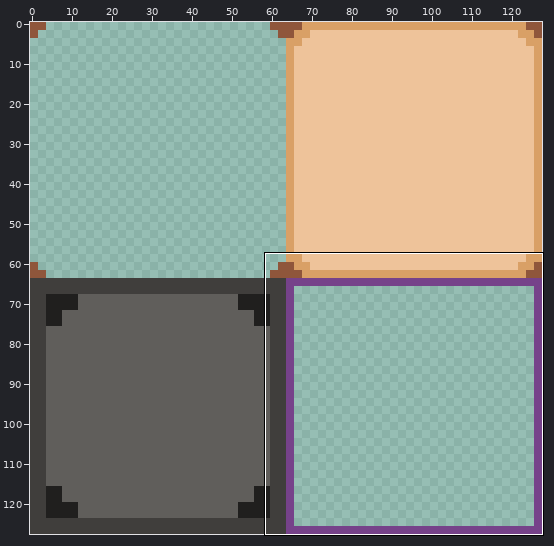
A sprite sheet gets an edit: assets/sprite_atlas.png. Above, an overview of the earlier version with the close-up marked.
Close-up. Before the edit:
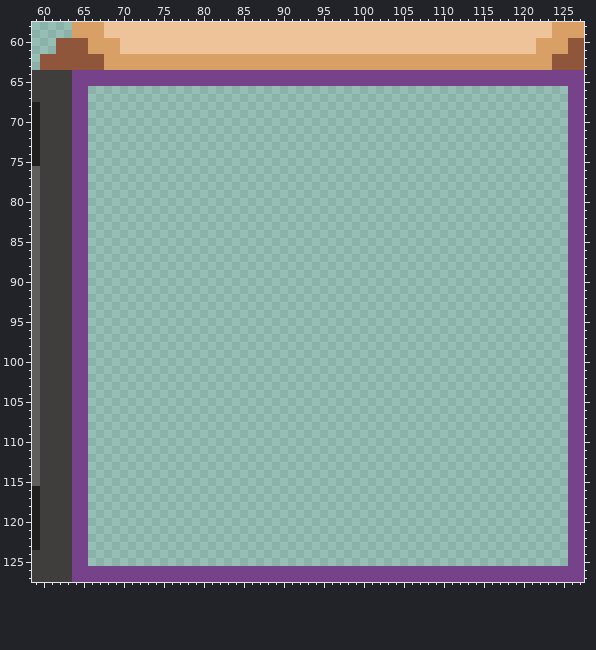
The file is 128x128 pixels. Shown: x 59..127, y 58..127.
The same view after the edit:
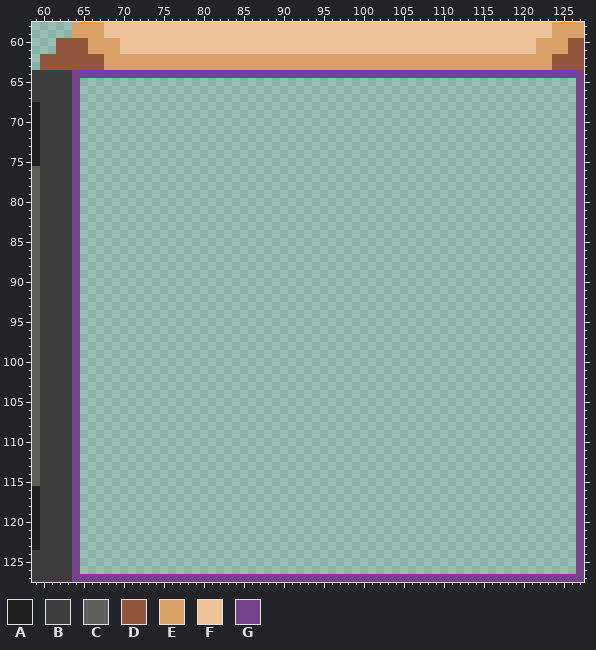
Palette (. is transparent): A #201f1e  B #403e3c  C #605e5b  D #8f563b  E #d9a066  F #eec39a  G #76428a
From the commit log: made empty grid tile
Changes in this commit:
The edit erases colour G in row 65 at x 65 to 126; in rows 66 to 125 at x 65 and 126; in row 126 at x 65 to 126.
Changed places in both close-ups, as pixel boxes (x1, y1, x2, y2):
erased: (80, 78, 576, 574)
